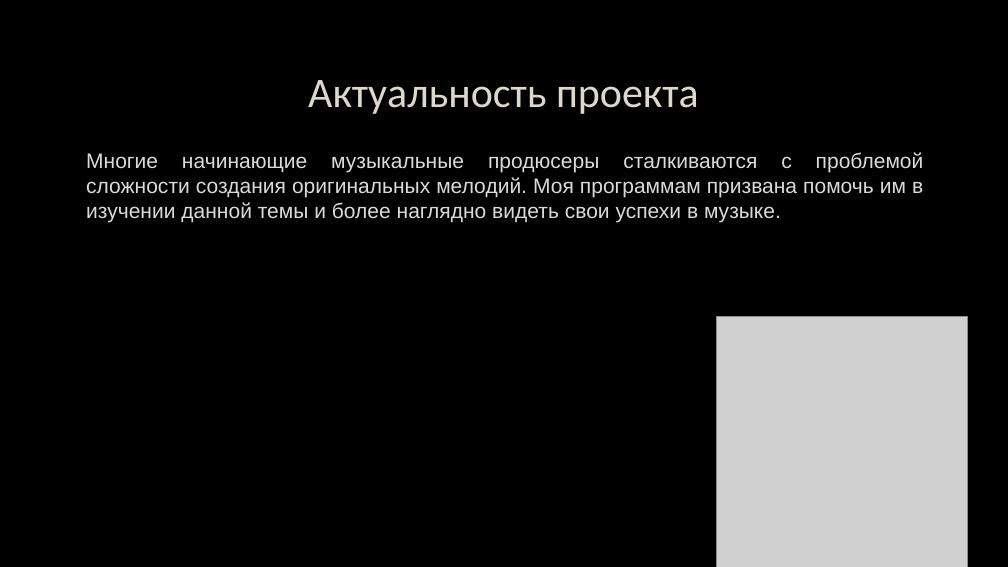
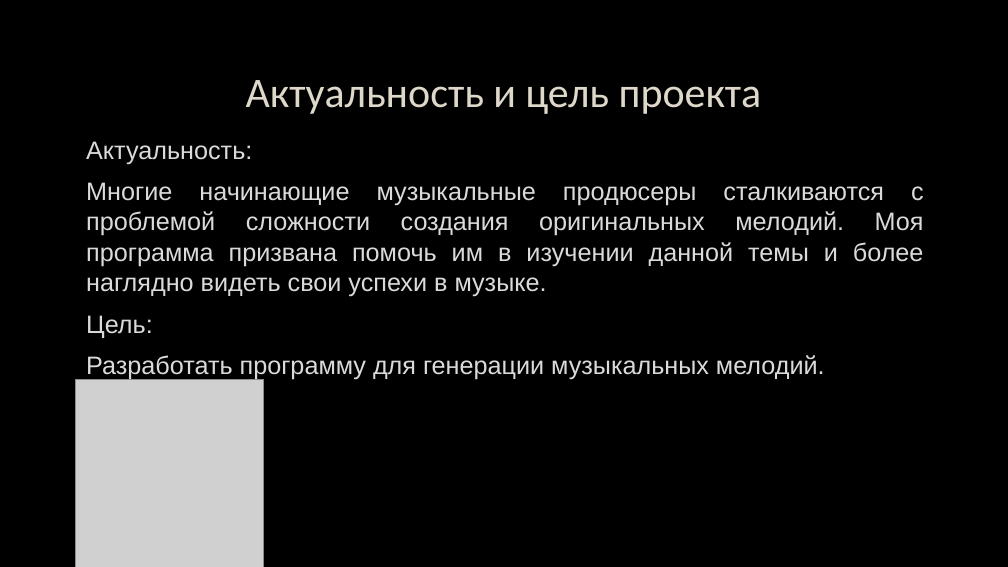
Before and after one commit to EugeniaBee/Melody-generator, a slide deck: slide 2 of Программа_Генерирующая_Музыку_ИП_Фрик_Евгений_2022.pptx. Drawn at 1008x567 pixels with LibreOffice and Linux fonts; fonts in the diff are those of the drawing; grey boxes stand for pictures; background and template pictures are left out. Boxes give left, top, right and bottom in pixels: in the first picture for what was removed or moved away, otherwise in the second. Text is boxed around its words. In the diff, an @@ line names an element or a change of style, - is before the commit and + after.

```diff
--- a/Программа_Генерирующая_Музыку_ИП_Фрик_Евгений_2022.pptx
+++ b/Программа_Генерирующая_Музыку_ИП_Фрик_Евгений_2022.pptx
@@ title at <box>246,80,762,114</box>: text changed @@
-Актуальность проекта
+Актуальность и цель проекта
@@ text at <box>86,141,924,380</box>: text changed; size 20 to 24 pt @@
-Многие начинающие музыкальные продюсеры сталкиваются с проблемой сложности создания оригинальных мелодий. Моя программам призвана помочь им в изучении данной темы и более наглядно видеть свои успехи в музыке.
+Актуальность:
+Многие начинающие музыкальные продюсеры сталкиваются с проблемой сложности создания оригинальных мелодий. Моя программа призвана помочь им в изучении данной темы и более наглядно видеть свои успехи в музыке.
+Цель:
+Разработать программу для генерации музыкальных мелодий.
@@ picture: place and size @@
-picture at <box>717,316,968,567</box>
+picture at <box>76,380,263,567</box>
```
Also in this commit, not shown: 3 other slides changed, 1 slide removed.
